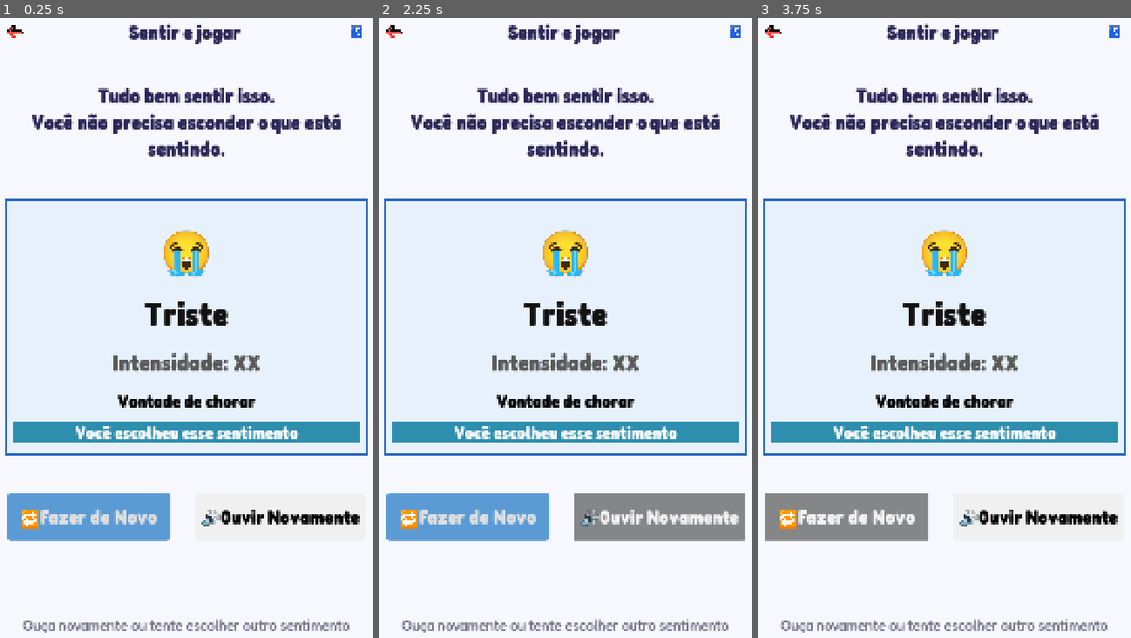
Above: before the commit, frames 1-3 (left to right).
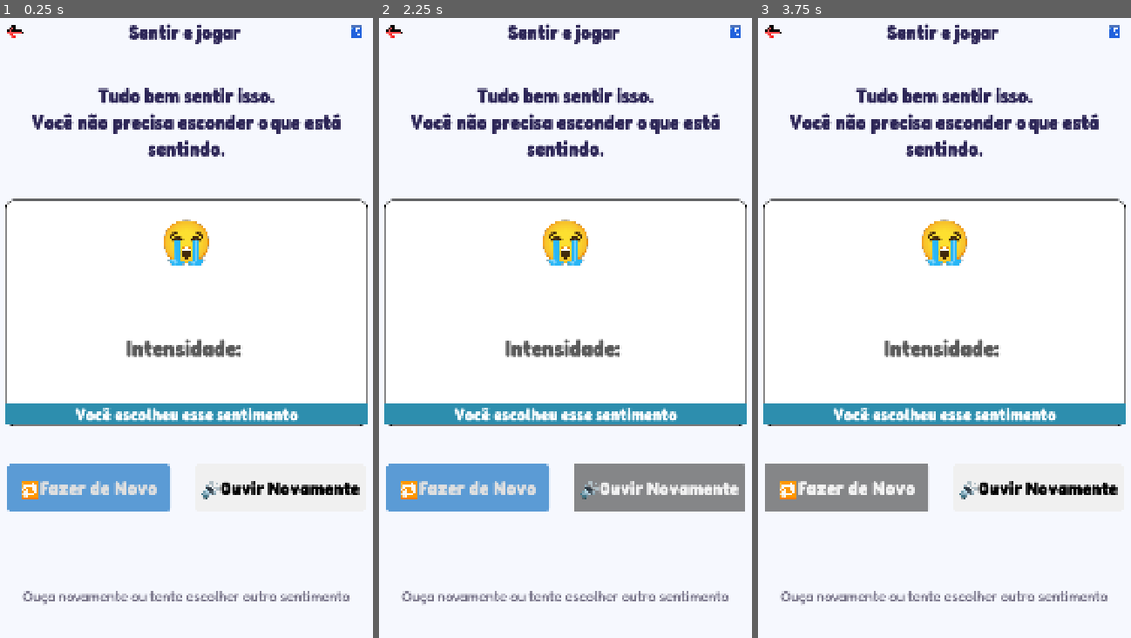
Above: after the commit, the same moments.

Repository: paulo11r/sense
Game: Godot game, scene res://cenas/telas/ResultsFinal.tscn
The game is run twice, just before and just after one commit, with the same random seed, the same clock (stepped at 60 frames per second) and the same inputs. The project has no main scene, so this scene is started directly.
Inputs:
- Up to frame 1 (0.25 s): no input
- Up to frame 2 (2.25 s): click "♿" at 0.5 s; click "🔁Fazer de Novo" at 1.25 s; click "🔊Ouvir Novamente" at 2 s
- Up to frame 3 (3.75 s): click "♿" at 2.75 s; click "🔁Fazer de Novo" at 3.5 s

The runs differ from the first frame. In frame 1, 44% of the frame differs, in the area x 1-99%, y 29-100%; in frame 2, 47%; in frame 3, 44%.

Commit message:
envio de string

Diff:
--- a/scripts/Feelings.gd
+++ b/scripts/Feelings.gd
@@ -13,8 +13,10 @@
 	for card in cards:
 		card.feeling_selected.connect(_on_feeling_selected)
 
-func _on_feeling_selected(feeling_name: String, description: String, icon: Texture2D) -> void:
+func _on_feeling_selected(feeling_name: String, description: String, icon: Texture2D, bg_color: Color, border_color: Color) -> void:
 	GameState.selected_feeling = feeling_name
 	GameState.selected_description = description
 	GameState.selected_icon = icon
+	GameState.selected_bg_color = bg_color
+	GameState.selected_border_color = border_color
 	print("Sentimento selecionado: ", feeling_name)
--- a/scripts/Feelings_card.gd
+++ b/scripts/Feelings_card.gd
@@ -30,7 +30,7 @@
 		if is_node_ready():
 			_update_style()
 
-signal feeling_selected(feeling_name: String, description: String, icon: Texture2D)
+signal feeling_selected(feeling_name: String, description: String, icon: Texture2D, bg_color: Color, border_color: Color)
 
 func _ready() -> void:
 	_update_display()
@@ -64,4 +64,4 @@
 	$MarginContainer/Content/DescriptionLabel.add_theme_color_override("font_color", Color(0.45, 0.45, 0.48))
 
 func _on_pressed() -> void:
-	feeling_selected.emit(feeling_name,feeling_description, feeling_icon)
+	feeling_selected.emit(feeling_name, feeling_description, feeling_icon, card_color, accent_color)
--- a/scripts/GameState.gd
+++ b/scripts/GameState.gd
@@ -3,6 +3,8 @@
 var selected_feeling: String = ""
 var selected_description: String = ""
 var selected_icon: Texture2D = null
+var selected_bg_color: Color = Color.WHITE
+var selected_border_color: Color = Color.BLACK
 var selected_intensity: String = ""
 var pain_location: String = ""
 
@@ -10,5 +12,7 @@
 	selected_feeling = ""
 	selected_description = ""
 	selected_icon = null
+	selected_bg_color = Color.WHITE
+	selected_border_color = Color.BLACK
 	selected_intensity = ""
 	pain_location = ""
--- a/scripts/ResultFinal.gd
+++ b/scripts/ResultFinal.gd
@@ -1,11 +1,23 @@
 extends Node
 
+func _ready() -> void:
+	_load_feeling_data()
 
-# Called when the node enters the scene tree for the first time.
-func _ready() -> void:
-	pass # Replace with function body.
+func _load_feeling_data() -> void:
+	$MarginContainer/Content/ResultCard/CardContent/NomeLabel.text = GameState.selected_feeling.to_upper()
+	$MarginContainer/Content/ResultCard/CardContent/DescricaoLabel.text = GameState.selected_description
+	$MarginContainer/Content/ResultCard/CardContent/Intensidade.text = "Intensidade: " + GameState.selected_intensity
 
+	if GameState.selected_icon:
+		$MarginContainer/Content/ResultCard/CardContent/"Emoji Label".texture = GameState.selected_icon
 
-# Called every frame. 'delta' is the elapsed time since the previous frame.
-func _process(delta: float) -> void:
-	pass
+	_apply_card_colors()
+
+func _apply_card_colors() -> void:
+	var style := StyleBoxFlat.new()
+	style.bg_color = GameState.selected_bg_color
+	style.border_color = GameState.selected_border_color
+	style.set_corner_radius_all(24)
+	style.set_border_width_all(3)
+
+	$MarginContainer/Content/ResultCard.add_theme_stylebox_override("panel", style)
